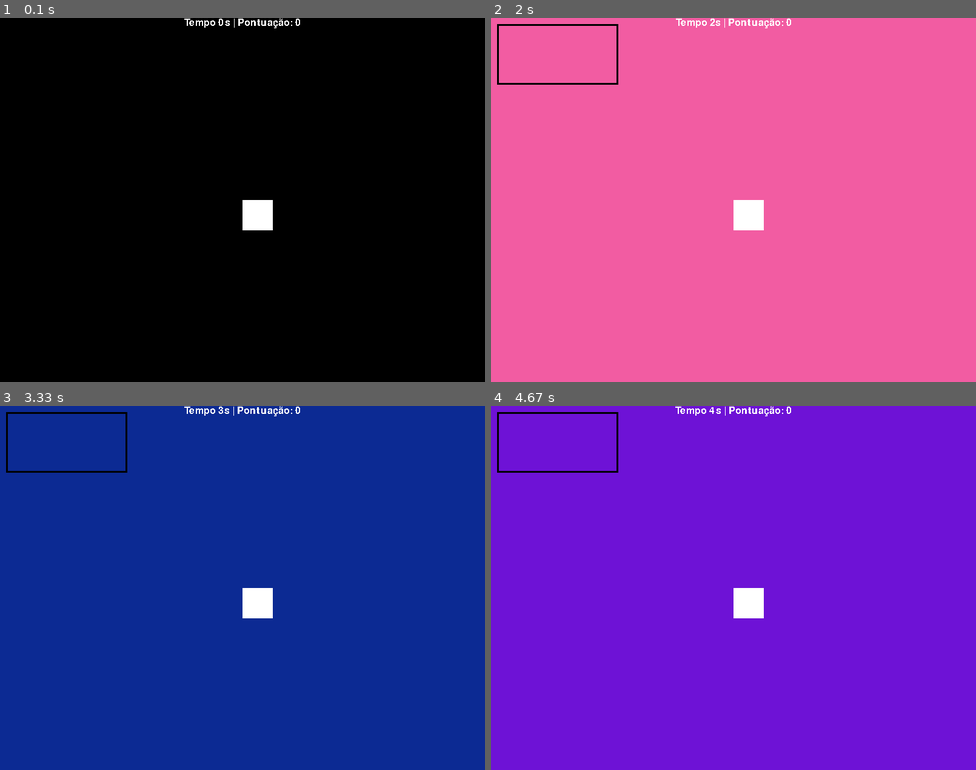
Above: before the commit, frames 1-4 (two rows, left to right).
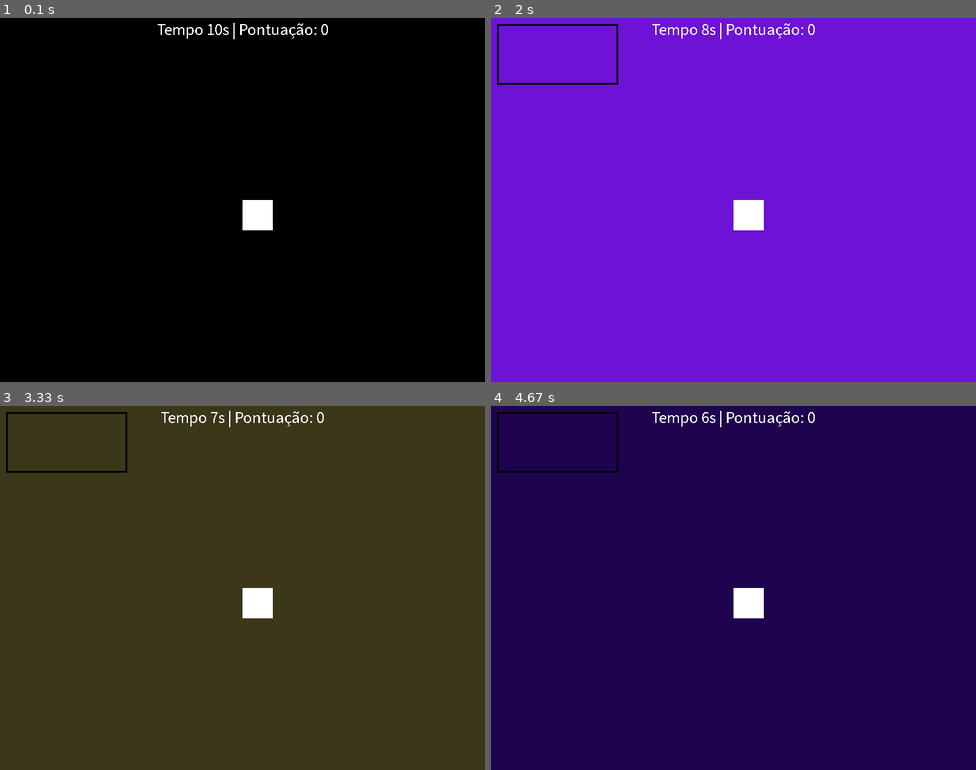
Above: after the commit, the same moments.

Repository: williamff11/bachelor-software-engineering
Game: pygame game, started from pygame/quadradinho.py
The game is run twice, just before and just after one commit, with the same random seed, the same clock (stepped at 60 frames per second) and the same inputs.
Inputs:
- Up to frame 1 (0.1 s): no input
- Up to frame 2 (2 s): no input
- Up to frame 3 (3.33 s): no input
- Up to frame 4 (4.67 s): no input

The runs differ from the first frame. In frame 1, 0.5% of the frame differs, in the area x 32-68%, y 0-6%; in frame 2, 99%, in the area x 0-100%, y 0-100%; in frame 3, 99%; in frame 4, 99%.

Commit message:
subtraindo

Diff:
--- a/pygame/quadradinho.py
+++ b/pygame/quadradinho.py
@@ -18,7 +18,7 @@
 random_white = (59, 55, 25)
 random_black = (10, 100, 255)
 random_pink = (22, 90, 212)
-cores = [lightBlue, blue, darkBlue, white, black, pink, random_lightBlue,
+cores = [lightBlue, blue, darkBlue, black, pink, random_lightBlue,
          random_blue,
          random_darkBlue,
          random_white,
@@ -34,11 +34,12 @@
 
 pontos = 0
 
-conta_segundos = 0
+conta_segundos = 10
 
 
 def mostra_tempo(tempo, pontos):
-    font = pygame.font.Font(None, 24)
+    font = pygame.font.SysFont(
+        'yugothicregularyugothicuisemilight', 24)
     text = font.render("Tempo " + str(tempo) +
                        "s | Pontuação: " + str(pontos), False, white)
     textpos = text.get_rect(centerx=tela.get_width()/2)
@@ -54,9 +55,12 @@
             terminou = True
     conta_clocks += 1
     if conta_clocks == 50:
-        conta_segundos += 1
-        conta_clocks = 0
-        tela.fill(cores[random.randint(0, 10)])
+        if conta_segundos > 0:
+            conta_segundos -= 1
+            conta_clocks = 0
+            tela.fill(cores[random.randint(0, 10)])
+        else:
+            terminou = True
 
     mostra_tempo(conta_segundos, pontos)
     pygame.draw.rect(tela, black, (10, 10, 200, 100), 3)
